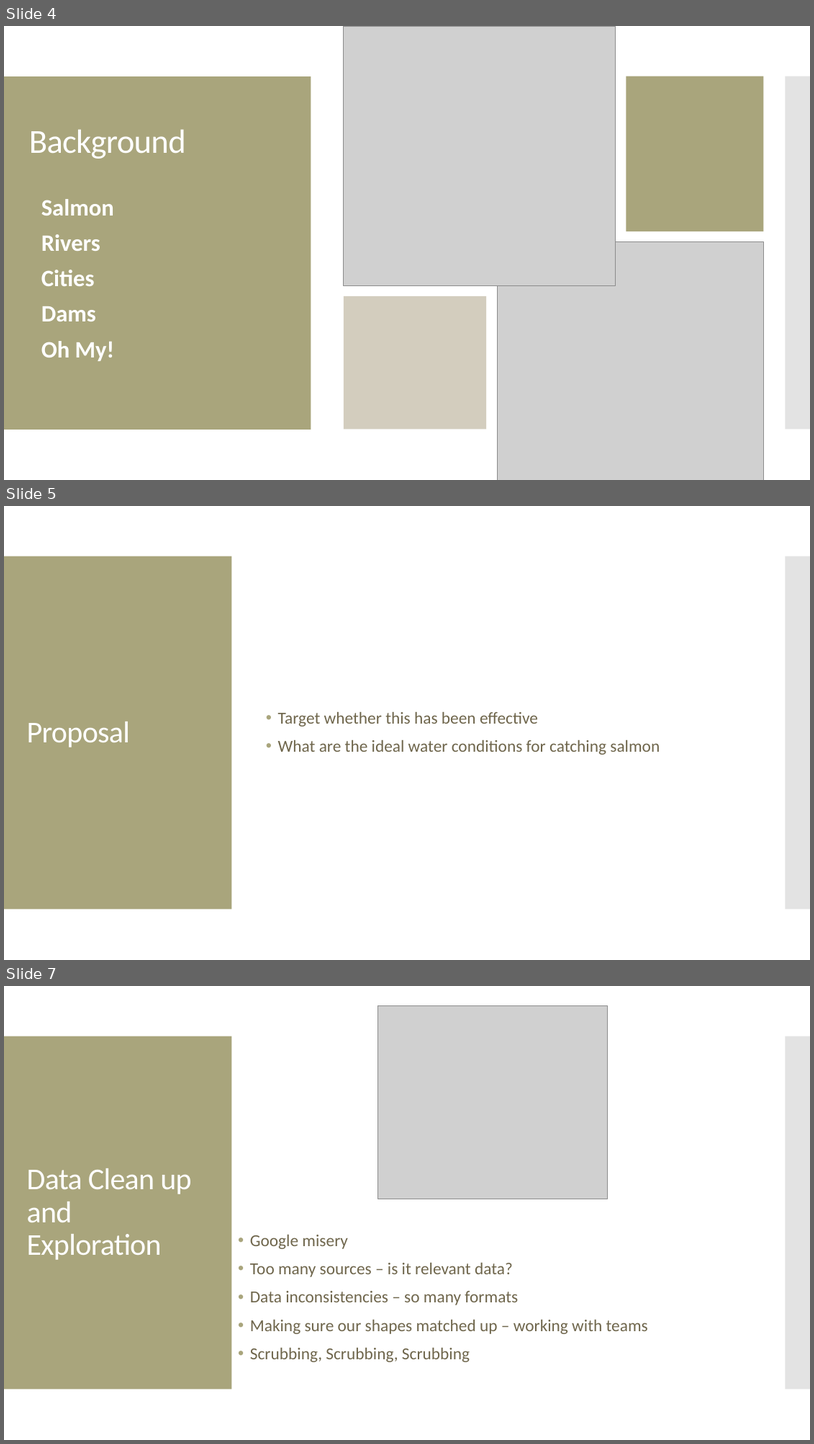
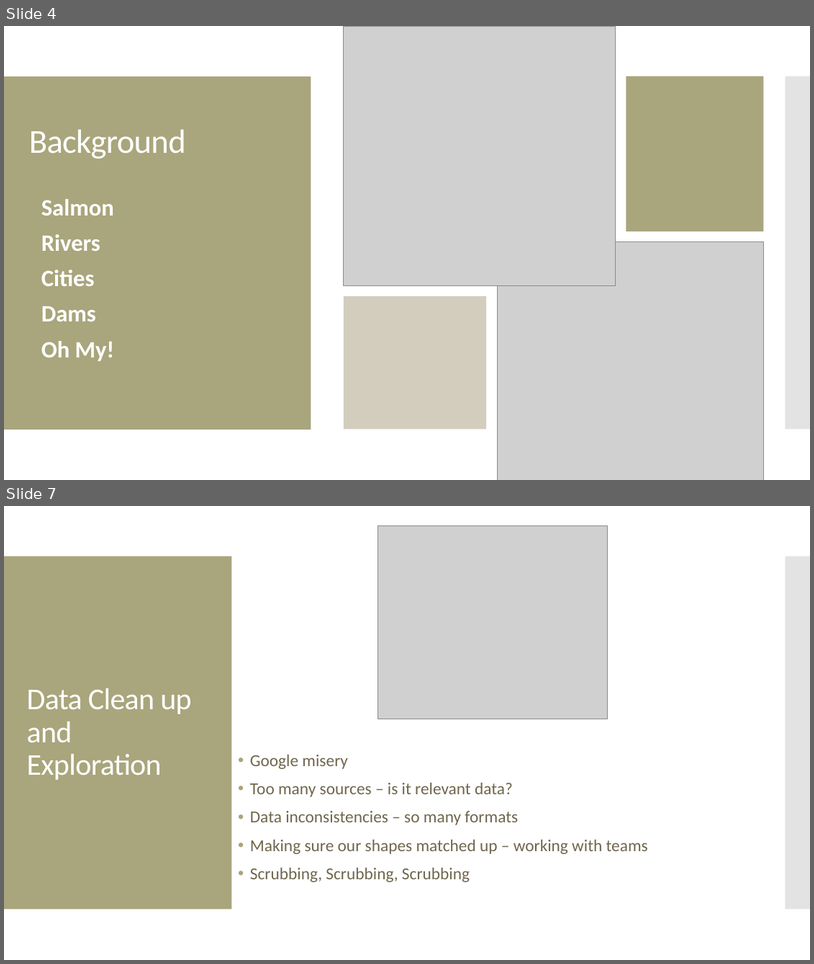
Before and after one commit to jayhjman/bootcamp-project1, a slide deck: Spring Chinook Salmon in the Portland Metro Area.pptx. Shown one above the other, each under a label of ours: slides 4, 5 and 7 before the commit, slides 4 and 7 after it; the slides between them are not shown. The pictures are 814x1444 and 814x964 pixels, drawn with LibreOffice and Linux fonts; fonts in the diff are those of the drawing; grey boxes stand for pictures. Boxes give left, top, right and bottom in pixels: in the first picture for what was removed or moved away, otherwise in the second. Text is boxed around its words. In the diff, an @@ line names an element or a change of style, - is before the commit and + after.

```diff
--- a/Spring Chinook Salmon in the Portland Metro Area.pptx
+++ b/Spring Chinook Salmon in the Portland Metro Area.pptx
@@ slide 5 removed at bbox=[4, 506, 810, 960], background #FFFFFF; not listed: 2 template elements that a slide beside it also shows @@
@@ title removed at bbox=[27, 721, 130, 747] @@
-Proposal
@@ text removed at bbox=[278, 712, 660, 754] @@
-• Target whether this has been effective
-• What are the ideal water conditions for catching salmon
```
Also in this commit, not shown: 4 slides changed, 2 slides added, 1 other slide removed.
